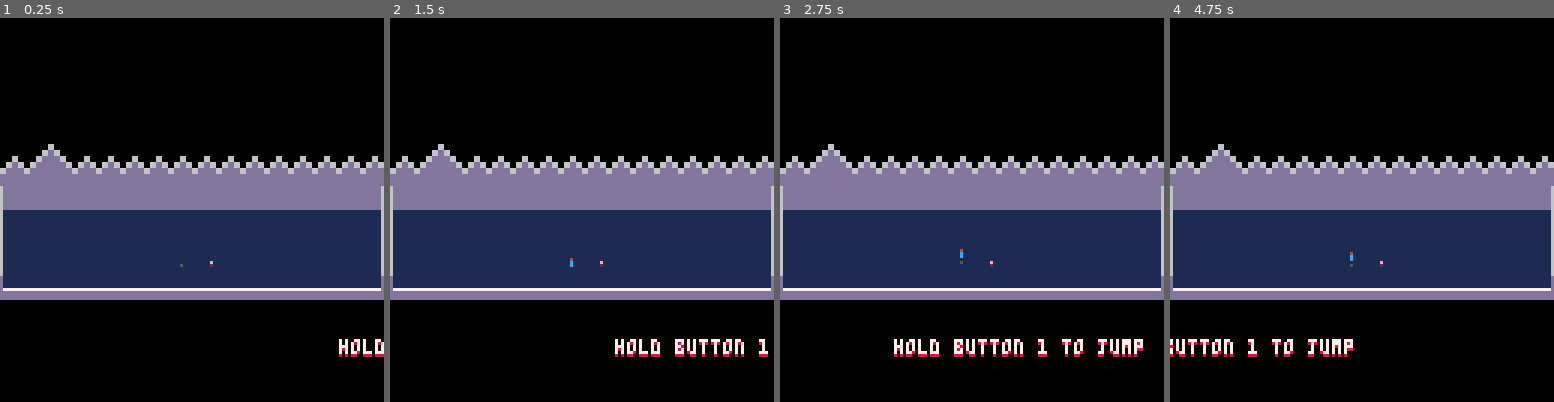
Above: before the commit, frames 1-4 (left to right).
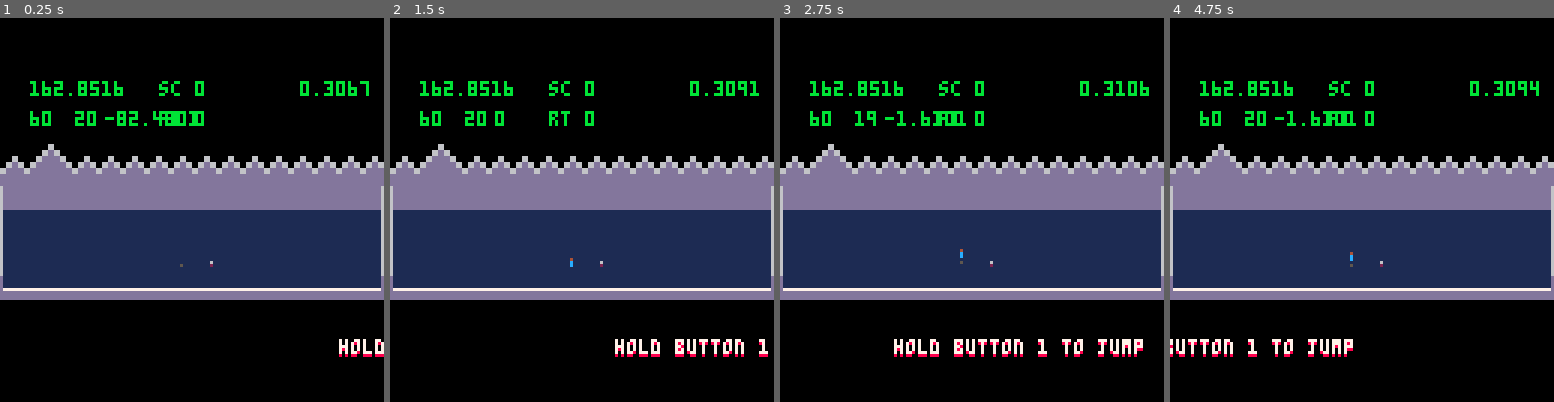
Above: after the commit, the same moments.

Repository: arnodick/tiny_parkour
Game: PICO-8 cartridge tinyp.p8
Two runs of this game, one before a commit and one after it. Both use one fixed random seed, a clock stepped at 60 frames per second and the inputs below.
Inputs:
- Up to frame 1 (0.25 s): no input
- Up to frame 2 (1.5 s): tap X (X key) at 0.33, 1.07 s; tap O (Z key) at 0.7 s
- Up to frame 3 (2.75 s): tap O (Z key) at 1.7, 2.1, 2.5 s; tap X (X key) at 1.85 s; hold Up 2.15-2.42 s
- Up to frame 4 (4.75 s): tap O (Z key) every 0.4 s from 2.9 to 4.5 s; tap X (X key) at 2.97, 4.08 s; hold Down 3.63-3.97 s; hold Up from 4.73 s (still down)

The runs differ from the first frame. In frame 1, 1.7% of the frame differs, in the area x 7-97%, y 16-29%; in frame 2, 1.5%; in frame 3, 1.6%; in frame 4, 1.7%.

Commit message:
aborted scaling attempt

Diff:
--- a/tinyp.p8
+++ b/tinyp.p8
@@ -3,7 +3,7 @@
 __lua__
 --tiny parkour
 --by ashley pringle
-debug=false
+debug=true
 doff=0
 function items_i(r)
 if r==2 then
@@ -36,7 +36,7 @@
 makeitem_s( 16,45, -3,1, 8, 9, 3,39, 4,32, 0, 0,1)--27 s route
 	makeitem( 	87,26, -4,1, 8, 9,       4,30, 0, 0,0)--28 pilar challenge
 	makeitem( 	18,32, -3,1,10,14,       8,34, 0, 0,3,8)--29 s route secret
-makeitem_s(117,21, -5,1, 8, 9,111,21,0,17, 0, 0,0)--30
+makeitem_s(117,21, -5,1, 8, 9,111,21,0,38, 0, 0,0)--30
 	makeitem(	121,35, -5,1, 8, 9,       2, 0, 0, 0,1)--31 crossroad
 makeitem_s( 85,61, -4,1, 8, 9,83,61,14, 0, 0, 0,1)--32 s puzzle final
 	makeitem( 	58,48,  0,1, 8, 9,       0,32, 0, 0,1,5)--33 mid secret reveal
@@ -44,6 +44,7 @@
 makeitem_s(116,11,  0,1, 8, 9,125,11,0, 0, 0, 0,2)--35 inv bridge
 	makeitem(60,20,   	0,1, 8, 9,       0,31, 0, 0,1)--36 top to mid end
 	makeitem(116,2,   -4,1, 8,12,       4,0,  0, 0,1,10)--37 top standard
+ makeitem(85 ,21,  -5,1, 8, 9,       0,17, 0, 0,0)--38
 
 	add(items,item_list[8])
 	add(items,item_list[18])
@@ -413,15 +414,15 @@
 	add(boss,b)
 end
 
-function makemenu()
-	local m={}
-	m.opt={}
-	m.opt[1]="continue"
-	m.opt[2]="restart"
-	m.opt[3]="quit"
-	m.sel=0
-	add(menus,m)
-end
+--function makemenu()
+--	local m={}
+--	m.opt={}
+--	m.opt[1]="continue"
+--	m.opt[2]="restart"
+--	m.opt[3]="quit"
+--	m.sel=0
+--	add(menus,m)
+--end
 
 function doplayer(p)
 	if p.z==-15 then music(0,0,1) end
@@ -792,58 +793,72 @@
 	end
 end
 
-function domenu(m)
-	if btnp(2) then m.sel-=1 end
-	if btnp(3) then m.sel+=1 end
-	m.sel=m.sel%3
-	local r=rooms[room]
-	if btnp(4) then
-		if m.sel==0 then--continue
-			makeplayer(r.px,r.py,10,1,14-flr(rnd(2))*10,3+flr(rnd(2))*9,ps) --0.5
-			sfx(12)
-			for a=1,40 do makepart(player[1].x,player[1].y-mget(player[1].x,player[1].y),1,1,flr(rnd(6))) end
-	 	reload(r.dest,r.src,r.len)
-	 	for k,v in pairs(finish) do finish[k]=nil end
-	 	for k,v in pairs(ending) do ending[k]=nil end
-	 	for k,v in pairs(boss) do boss[k]=nil end
-	 	for k,v in pairs(buttons) do buttons[k]=nil end
-	 	for k,v in pairs(buttons_s) do buttons_s[k]=nil end
-	 	for k,v in pairs(buttons_p) do buttons_p[k]=nil end
-	 	for k,v in pairs(buttons_c) do buttons_c[k]=nil end
-	 	for k,v in pairs(buttons_l) do buttons_l[k]=nil end
-	 	for k,v in pairs(teles) do teles[k]=nil end
-	 	buttons_i(room)
-	 	doprogress(score,false)
-	 	for k,v in pairs(menus) do menus[k]=nil end
-	 end
-	 if m.sel==1 then--restart
-	 	score=0 route=0 timer=0 deaths=0
-	 	r.px=17 r.py=1
-	 	changeroom(2)
-	 	for k,v in pairs(menus) do menus[k]=nil end
-	 end
-	 if m.sel==2 then--quit
-	 	score=0 route=0 timer=0 start=0 deaths=0
-	 	for k,v in pairs(bubbles) do bubbles[k]=nil end
-	 	room=1
-			rooms[room].gen=true
-	 	makeplayer(rooms[room].px,rooms[room].py,10,1,14-flr(rnd(2))*10,3+flr(rnd(2))*9,ps) --0.5
-	 	changeroom(room)
+--function domenu(m)
+--	if btnp(2) then m.sel-=1 end
+--	if btnp(3) then m.sel+=1 end
+--	m.sel=m.sel%3
+--	local r=rooms[room]
+--	if btnp(4) then
+--		if m.sel==0 then--continue
+--			makeplayer(r.px,r.py,10,1,14-flr(rnd(2))*10,3+flr(rnd(2))*9,ps) --0.5
+--			sfx(12)
+--			for a=1,40 do makepart(player[1].x,player[1].y-mget(player[1].x,player[1].y),1,1,flr(rnd(6))) end
+--	 	reload(r.dest,r.src,r.len)
+--	 	for k,v in pairs(finish) do finish[k]=nil end
+--	 	for k,v in pairs(ending) do ending[k]=nil end
+--	 	for k,v in pairs(boss) do boss[k]=nil end
+--	 	for k,v in pairs(buttons) do buttons[k]=nil end
+--	 	for k,v in pairs(buttons_s) do buttons_s[k]=nil end
+--	 	for k,v in pairs(buttons_p) do buttons_p[k]=nil end
+--	 	for k,v in pairs(buttons_c) do buttons_c[k]=nil end
+--	 	for k,v in pairs(buttons_l) do buttons_l[k]=nil end
+--	 	for k,v in pairs(teles) do teles[k]=nil end
 --	 	buttons_i(room)
-	 	for k,v in pairs(menus) do menus[k]=nil end
-	 end
-	end
-end
+--	 	doprogress(score,false)
+--	 	for k,v in pairs(menus) do menus[k]=nil end
+--	 end
+--	 if m.sel==1 then--restart
+--	 	score=0 route=0 timer=0 deaths=0
+--	 	r.px=17 r.py=1
+--	 	changeroom(2)
+--	 	for k,v in pairs(menus) do menus[k]=nil end
+--	 end
+--	 if m.sel==2 then--quit
+--	 	score=0 route=0 timer=0 start=0 deaths=0
+--	 	for k,v in pairs(bubbles) do bubbles[k]=nil end
+--	 	room=1
+--			rooms[room].gen=true
+--	 	makeplayer(rooms[room].px,rooms[room].py,10,1,14-flr(rnd(2))*10,3+flr(rnd(2))*9,ps) --0.5
+--	 	changeroom(room)
+--	 	buttons_i(room)
+--	 	for k,v in pairs(menus) do menus[k]=nil end
+--	 end
+--	end
+--end
 
 function drawactor(a)
 if a.vis!=false then
+
 -- pset(a.x,a.y-mget(a.x,a.y),5)
--- pset(a.x,a.y+a.z,a.c2)
--- pset(a.x,a.y-1+a.z,a.c1)
-
- pset(a.x,a.y-mget(a.x,a.y),5)
- line(a.x,a.y+a.z,a.x,a.y+a.z-a.w,a.c2)
- pset(a.x,a.y+a.z-(a.w+1),a.c1)
+-- line(a.x,a.y+a.z,a.x,a.y+a.z-a.w,a.c2)
+-- pset(a.x,a.y+a.z-(a.w+1),a.c1)
+	local sc=scale
+	local fl=-mget(a.x,a.y)*sc
+	local xd=a.x*sc
+	local yd=(a.y+a.z)*sc
+
+	rectfill(xd,a.y*sc+fl-sc+1,xd+sc-1,a.y*sc+fl,5)
+	rectfill(xd,yd,xd+sc-1,yd-(a.w*sc),a.c2)
+ rectfill(xd,yd-((a.w+1)*sc),xd+sc-1,yd-((a.w+1)*sc)+scale-1,a.c1)
+
+ if debug==true then
+ 	if a.n!=nil then
+		print(a.n+1,a.x,a.y,4)
+		print(a.v,a.x+8,a.y,3)
+		print(a.r,a.x,a.y+6,3)
+		end
+	end
+
 end
 end
 
@@ -1024,6 +1039,7 @@
 	deaths=0
 	ps=0.5
 
+	scale=1
 	cam=-rooms[room].h
 	camera(0,cam)
 
@@ -1063,15 +1079,21 @@
 	local p=player[1]
 --	local p2=player[2]
 	cls()
-	if r.flc!=0 then rectfill(0,0,r.w,r.h,r.flc) end
+	if r.flc!=0 then rectfill(0,0,r.w*scale,r.h*scale,r.flc) end
 --	if timer%3==0 then pal(12,12+rnd(2)-1,1) end
 	drawsky(room)
 	for y=0,r.h do	--loop through every map cell
 		for x=0,r.w do
+			local sc=scale
 		 local h=mget(x,y)
+		 local hd=h*sc
 			if h>0 then--draw each map cell
-				pset(x,y-h,r.c1+h%2)--floors
-				line(x,y-h+1,x,y,(r.c2+(y%2)))--walls
+				local xd=x*sc
+				local yd=y*sc
+				rectfill(xd,yd-hd,xd+sc-1,yd-hd+sc-1,r.c1+h%2)
+				rectfill(xd,yd-hd+1*sc,xd+sc-1,yd,r.c2+(y%2))
+--				pset(x,y-h,r.c1+h%2)--floors
+--				line(x,y-h+1,x,y,(r.c2+(y%2)))--walls
 			end
 		end
 		if p!=nil then
@@ -1176,8 +1198,23 @@
 			for a=1,40 do makepart(r.px,r.py-4,1,1,flr(rnd(6))) end
 		end
 		if rtimer>0 then
-		if timer-rtimer==30 then
-			makemenu()
+		if timer-rtimer==21 then
+			makeplayer(r.px,r.py,10,1,14-flr(rnd(2))*10,3+flr(rnd(2))*9,ps) --0.5
+			sfx(12)
+			for a=1,40 do makepart(player[1].x,player[1].y-mget(player[1].x,player[1].y),1,1,flr(rnd(6))) end
+	 	reload(r.dest,r.src,r.len)
+	 	for k,v in pairs(finish) do finish[k]=nil end
+	 	for k,v in pairs(ending) do ending[k]=nil end
+	 	for k,v in pairs(boss) do boss[k]=nil end
+	 	for k,v in pairs(buttons) do buttons[k]=nil end
+	 	for k,v in pairs(buttons_s) do buttons_s[k]=nil end
+	 	for k,v in pairs(buttons_p) do buttons_p[k]=nil end
+	 	for k,v in pairs(buttons_c) do buttons_c[k]=nil end
+	 	for k,v in pairs(buttons_l) do buttons_l[k]=nil end
+	 	for k,v in pairs(teles) do teles[k]=nil end
+	 	buttons_i(room)
+	 	doprogress(score,false)
+			--makemenu()
 			rtimer=0
 		end
 		end
@@ -1199,8 +1236,8 @@
 	foreach(boss,doboss)
 	foreach(menus,domenu)
 	if p!=nil then
---	if p.z>=-120 then cam=-r.h camera(p.x-64,cam+p.y+p.z) end
-	if p.z>=-120 then cam=-r.h camera(0,cam) end
+	if p.z>=-120 then cam=-r.h camera(p.x-64,cam+p.y+p.z) end
+--	if p.z>=-120 then cam=-r.h camera(0,cam) end
 	if p.z<-120 then cam=-r.h*2 camera(0,cam) end
 	if p.z<-190 then cam=-r.h*3.5 camera(0,cam) end
 	if room==1 then cam=-r.h*2 camera(0,cam) end
